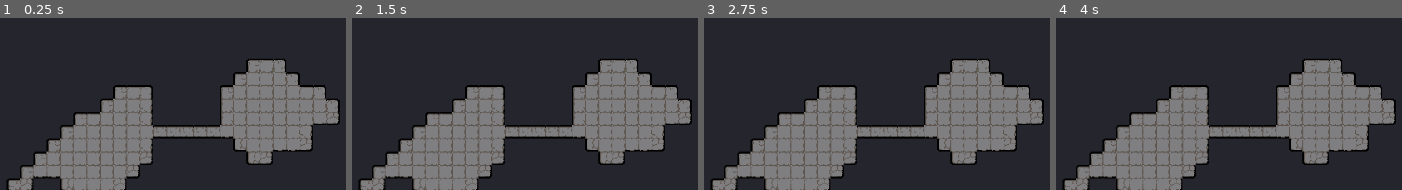
Above: before the commit, frames 1-4 (left to right).
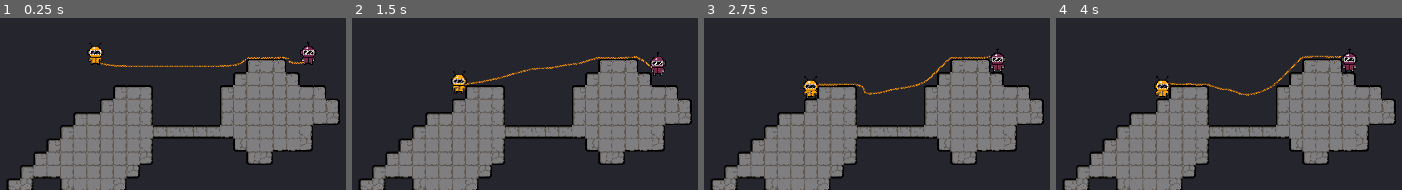
Above: after the commit, the same moments.

Repository: MiikaVirpio/PushingRope
Game: Godot game, scene res://Scenes/world.tscn
Two runs of this game, one before a commit and one after it. Both use one fixed random seed, a clock stepped at 60 frames per second and the inputs below.
Inputs:
- Up to frame 1 (0.25 s): no input
- Up to frame 2 (1.5 s): no input
- Up to frame 3 (2.75 s): no input
- Up to frame 4 (4 s): no input

The runs differ from the first frame. In frame 1, 1.4% of the frame differs, in the area x 25-92%, y 13-29%; in frame 2, 1.4%; in frame 3, 1.4%, in the area x 28-87%, y 18-48%; in frame 4, 1.4%.

Commit message:
Pushing initial rope

Diff:
--- a/Scenes/player.tscn
+++ /dev/null
@@ -1,3 +0,0 @@
-[gd_scene format=3 uid="uid://x2riw8a35vm6"]
-
-[node name="Player" type="CharacterBody2D"]
--- /dev/null
+++ b/Scenes/player1.tscn
@@ -0,0 +1,27 @@
+[gd_scene load_steps=5 format=3 uid="uid://x2riw8a35vm6"]
+
+[ext_resource type="Script" uid="uid://rcewdy5oggtn" path="res://Scripts/player.gd" id="1_ndhuy"]
+[ext_resource type="Texture2D" uid="uid://omoa8cyvwnql" path="res://Assets/Sprites/Player/Player1.png" id="2_ndhuy"]
+
+[sub_resource type="PhysicsMaterial" id="PhysicsMaterial_cvnsp"]
+friction = 0.0
+
+[sub_resource type="CapsuleShape2D" id="CapsuleShape2D_rliju"]
+radius = 8.0
+height = 24.0
+
+[node name="Player1" type="RigidBody2D"]
+collision_layer = 2
+mass = 10.0
+physics_material_override = SubResource("PhysicsMaterial_cvnsp")
+lock_rotation = true
+linear_damp = 4.0
+script = ExtResource("1_ndhuy")
+
+[node name="Sprite2D" type="Sprite2D" parent="."]
+position = Vector2(0, -11)
+texture = ExtResource("2_ndhuy")
+
+[node name="HitBox" type="CollisionShape2D" parent="."]
+position = Vector2(0, -7)
+shape = SubResource("CapsuleShape2D_rliju")
--- /dev/null
+++ b/Scenes/player2.tscn
@@ -0,0 +1,28 @@
+[gd_scene load_steps=5 format=3 uid="uid://cebboy6hgycxi"]
+
+[ext_resource type="Script" uid="uid://rcewdy5oggtn" path="res://Scripts/player.gd" id="1_x88p5"]
+[ext_resource type="Texture2D" uid="uid://dh10vndqgp7f8" path="res://Assets/Sprites/Player/Player2.png" id="2_x88p5"]
+
+[sub_resource type="PhysicsMaterial" id="PhysicsMaterial_cvnsp"]
+friction = 0.0
+
+[sub_resource type="CapsuleShape2D" id="CapsuleShape2D_rliju"]
+radius = 8.0
+height = 24.0
+
+[node name="Player2" type="RigidBody2D"]
+collision_layer = 2
+mass = 10.0
+physics_material_override = SubResource("PhysicsMaterial_cvnsp")
+lock_rotation = true
+linear_damp = 4.0
+script = ExtResource("1_x88p5")
+player_id = "p2"
+
+[node name="Sprite2D" type="Sprite2D" parent="."]
+position = Vector2(0, -11)
+texture = ExtResource("2_x88p5")
+
+[node name="HitBox" type="CollisionShape2D" parent="."]
+position = Vector2(0, -7)
+shape = SubResource("CapsuleShape2D_rliju")
--- /dev/null
+++ b/Scenes/rope.tscn
@@ -0,0 +1,275 @@
+[gd_scene load_steps=5 format=3 uid="uid://nhfiyaqhurdo"]
+
+[ext_resource type="PackedScene" uid="uid://bbv4qkk5p7p6e" path="res://Scenes/rope_segment.tscn" id="1_qawu5"]
+[ext_resource type="PackedScene" uid="uid://ce5hleq7pjvjv" path="res://Scenes/rope_joint.tscn" id="2_wytdi"]
+[ext_resource type="PackedScene" uid="uid://x2riw8a35vm6" path="res://Scenes/player1.tscn" id="3_7ll2l"]
+[ext_resource type="PackedScene" uid="uid://cebboy6hgycxi" path="res://Scenes/player2.tscn" id="4_x7pqb"]
+
+[node name="Rope" type="Node2D"]
+
+[node name="RopeSegment_1" parent="." instance=ExtResource("1_qawu5")]
+position = Vector2(-27, 0)
+
+[node name="RopeJoint_1" parent="." instance=ExtResource("2_wytdi")]
+position = Vector2(-23, 0)
+node_a = NodePath("../RopeSegment_1")
+node_b = NodePath("../RopeSegment_2")
+
+[node name="RopeSegment_2" parent="." instance=ExtResource("1_qawu5")]
+position = Vector2(-19, 0)
+
+[node name="RopeJoint_2" parent="." instance=ExtResource("2_wytdi")]
+position = Vector2(-15, 0)
+node_a = NodePath("../RopeSegment_2")
+node_b = NodePath("../RopeSegment_3")
+
+[node name="RopeSegment_3" parent="." instance=ExtResource("1_qawu5")]
+position = Vector2(-11, 0)
+
+[node name="RopeJoint_3" parent="." instance=ExtResource("2_wytdi")]
+position = Vector2(-7, 0)
+node_a = NodePath("../RopeSegment_3")
+node_b = NodePath("../RopeSegment_4")
+
+[node name="RopeSegment_4" parent="." instance=ExtResource("1_qawu5")]
+position = Vector2(-3, 0)
+
+[node name="RopeJoint_4" parent="." instance=ExtResource("2_wytdi")]
+position = Vector2(1, 0)
+node_a = NodePath("../RopeSegment_4")
+node_b = NodePath("../RopeSegment_5")
+
+[node name="RopeSegment_5" parent="." instance=ExtResource("1_qawu5")]
+position = Vector2(5, 0)
+
+[node name="RopeJoint_5" parent="." instance=ExtResource("2_wytdi")]
+position = Vector2(9, 0)
+node_a = NodePath("../RopeSegment_5")
+node_b = NodePath("../RopeSegment_6")
+
+[node name="RopeSegment_6" parent="." instance=ExtResource("1_qawu5")]
+position = Vector2(13, 0)
+
+[node name="RopeJoint_6" parent="." instance=ExtResource("2_wytdi")]
+position = Vector2(17, 0)
+node_a = NodePath("../RopeSegment_6")
+node_b = NodePath("../RopeSegment_7")
+
+[node name="RopeSegment_7" parent="." instance=ExtResource("1_qawu5")]
+position = Vector2(21, 0)
+
+[node name="RopeJoint_7" parent="." instance=ExtResource("2_wytdi")]
+position = Vector2(25, 0)
+node_a = NodePath("../RopeSegment_7")
+node_b = NodePath("../RopeSegment_8")
+
+[node name="RopeSegment_8" parent="." instance=ExtResource("1_qawu5")]
+position = Vector2(29, 0)
+
+[node name="RopeJoint_8" parent="." instance=ExtResource("2_wytdi")]
+position = Vector2(33, 0)
+node_a = NodePath("../RopeSegment_8")
+node_b = NodePath("../RopeSegment_9")
+
+[node name="RopeSegment_9" parent="." instance=ExtResource("1_qawu5")]
+position = Vector2(37, 0)
+
+[node name="RopeJoint_9" parent="." instance=ExtResource("2_wytdi")]
+position = Vector2(41, 0)
+node_a = NodePath("../RopeSegment_9")
+node_b = NodePath("../RopeSegment_10")
+
+[node name="RopeSegment_10" parent="." instance=ExtResource("1_qawu5")]
+position = Vector2(45, 0)
+
+[node name="RopeJoint_10" parent="." instance=ExtResource("2_wytdi")]
+position = Vector2(49, 0)
+node_a = NodePath("../RopeSegment_10")
+node_b = NodePath("../RopeSegment_11")
+
+[node name="RopeSegment_11" parent="." instance=ExtResource("1_qawu5")]
+position = Vector2(53, 0)
+
+[node name="RopeJoint_11" parent="." instance=ExtResource("2_wytdi")]
+position = Vector2(57, 0)
+node_a = NodePath("../RopeSegment_11")
+node_b = NodePath("../RopeSegment_12")
+
+[node name="RopeSegment_12" parent="." instance=ExtResource("1_qawu5")]
+position = Vector2(61, 0)
+
+[node name="RopeJoint_12" parent="." instance=ExtResource("2_wytdi")]
+position = Vector2(65, 0)
+node_a = NodePath("../RopeSegment_12")
+node_b = NodePath("../RopeSegment_13")
+
+[node name="RopeSegment_13" parent="." instance=ExtResource("1_qawu5")]
+position = Vector2(69, 0)
+
+[node name="RopeJoint_13" parent="." instance=ExtResource("2_wytdi")]
+position = Vector2(73, 0)
+node_a = NodePath("../RopeSegment_13")
+node_b = NodePath("../RopeSegment_14")
+
+[node name="RopeSegment_14" parent="." instance=ExtResource("1_qawu5")]
+position = Vector2(77, 0)
+
+[node name="RopeJoint_14" parent="." instance=ExtResource("2_wytdi")]
+position = Vector2(81, 0)
+node_a = NodePath("../RopeSegment_14")
+node_b = NodePath("../RopeSegment_15")
+
+[node name="RopeSegment_15" parent="." instance=ExtResource("1_qawu5")]
+position = Vector2(85, 0)
+
+[node name="RopeJoint_15" parent="." instance=ExtResource("2_wytdi")]
+position = Vector2(89, 0)
+node_a = NodePath("../RopeSegment_15")
+node_b = NodePath("../RopeSegment_16")
+
+[node name="RopeSegment_16" parent="." instance=ExtResource("1_qawu5")]
+position = Vector2(93, 0)
+
+[node name="RopeJoint_16" parent="." instance=ExtResource("2_wytdi")]
+position = Vector2(97, 0)
+node_a = NodePath("../RopeSegment_16")
+node_b = NodePath("../RopeSegment_17")
+
+[node name="RopeSegment_17" parent="." instance=ExtResource("1_qawu5")]
+position = Vector2(101, 0)
+
+[node name="RopeJoint_17" parent="." instance=ExtResource("2_wytdi")]
+position = Vector2(105, 0)
+node_a = NodePath("../RopeSegment_17")
+node_b = NodePath("../RopeSegment_18")
+
+[node name="RopeSegment_18" parent="." instance=ExtResource("1_qawu5")]
+position = Vector2(109, 0)
+
+[node name="RopeJoint_18" parent="." instance=ExtResource("2_wytdi")]
+position = Vector2(113, 0)
+node_a = NodePath("../RopeSegment_18")
+node_b = NodePath("../RopeSegment_19")
+
+[node name="RopeSegment_19" parent="." instance=ExtResource("1_qawu5")]
+position = Vector2(117, 0)
+
+[node name="RopeJoint_19" parent="." instance=ExtResource("2_wytdi")]
+position = Vector2(121, 0)
+node_a = NodePath("../RopeSegment_19")
+node_b = NodePath("../RopeSegment_20")
+
+[node name="RopeSegment_20" parent="." instance=ExtResource("1_qawu5")]
+position = Vector2(125, 0)
+
+[node name="RopeJoint_20" parent="." instance=ExtResource("2_wytdi")]
+position = Vector2(129, 0)
+node_a = NodePath("../RopeSegment_20")
+node_b = NodePath("../RopeSegment_21")
+
+[node name="RopeSegment_21" parent="." instance=ExtResource("1_qawu5")]
+position = Vector2(133, 0)
+
+[node name="RopeJoint_21" parent="." instance=ExtResource("2_wytdi")]
+position = Vector2(137, 0)
+node_a = NodePath("../RopeSegment_21")
+node_b = NodePath("../RopeSegment_22")
+
+[node name="RopeSegment_22" parent="." instance=ExtResource("1_qawu5")]
+position = Vector2(141, 0)
+
+[node name="RopeJoint_22" parent="." instance=ExtResource("2_wytdi")]
+position = Vector2(145, 0)
+node_a = NodePath("../RopeSegment_22")
+node_b = NodePath("../RopeSegment_23")
+
+[node name="RopeSegment_23" parent="." instance=ExtResource("1_qawu5")]
+position = Vector2(149, 0)
+
+[node name="RopeJoint_23" parent="." instance=ExtResource("2_wytdi")]
+position = Vector2(153, 0)
+node_a = NodePath("../RopeSegment_23")
+node_b = NodePath("../RopeSegment_24")
+
+[node name="RopeSegment_24" parent="." instance=ExtResource("1_qawu5")]
+position = Vector2(157, 0)
+
+[node name="RopeJoint_24" parent="." instance=ExtResource("2_wytdi")]
+position = Vector2(161, 0)
+node_a = NodePath("../RopeSegment_24")
+node_b = NodePath("../RopeSegment_25")
+
+[node name="RopeSegment_25" parent="." instance=ExtResource("1_qawu5")]
+position = Vector2(165, 0)
+
+[node name="RopeJoint_25" parent="." instance=ExtResource("2_wytdi")]
+position = Vector2(169, 0)
+node_a = NodePath("../RopeSegment_25")
+node_b = NodePath("../RopeSegment_26")
+
+[node name="RopeSegment_26" parent="." instance=ExtResource("1_qawu5")]
+position = Vector2(173, 0)
+
+[node name="RopeJoint_26" parent="." instance=ExtResource("2_wytdi")]
+position = Vector2(177, 0)
+node_a = NodePath("../RopeSegment_26")
+node_b = NodePath("../RopeSegment_27")
+
+[node name="RopeSegment_27" parent="." instance=ExtResource("1_qawu5")]
+position = Vector2(181, 0)
+
+[node name="RopeJoint_27" parent="." instance=ExtResource("2_wytdi")]
+position = Vector2(185, 0)
+node_a = NodePath("../RopeSegment_27")
+node_b = NodePath("../RopeSegment_28")
+
+[node name="RopeSegment_28" parent="." instance=ExtResource("1_qawu5")]
+position = Vector2(189, 0)
+
+[node name="RopeJoint_28" parent="." instance=ExtResource("2_wytdi")]
+position = Vector2(193, 0)
+node_a = NodePath("../RopeSegment_28")
+node_b = NodePath("../RopeSegment_29")
+
+[node name="RopeSegment_29" parent="." instance=ExtResource("1_qawu5")]
+position = Vector2(197, 0)
+
+[node name="RopeJoint_29" parent="." instance=ExtResource("2_wytdi")]
+position = Vector2(201, 0)
+node_a = NodePath("../RopeSegment_29")
+node_b = NodePath("../RopeSegment_30")
+
+[node name="RopeSegment_30" parent="." instance=ExtResource("1_qawu5")]
+position = Vector2(205, 0)
+
+[node name="RopeJoint_30" parent="." instance=ExtResource("2_wytdi")]
+position = Vector2(209, 0)
+node_a = NodePath("../RopeSegment_30")
+node_b = NodePath("../RopeSegment_31")
+
+[node name="RopeSegment_31" parent="." instance=ExtResource("1_qawu5")]
+position = Vector2(213, 0)
+
+[node name="RopeJoint_31" parent="." instance=ExtResource("2_wytdi")]
+position = Vector2(217, 0)
+node_a = NodePath("../RopeSegment_31")
+node_b = NodePath("../RopeSegment_32")
+
+[node name="RopeSegment_32" parent="." instance=ExtResource("1_qawu5")]
+position = Vector2(221, 0)
+
+[node name="Player1" parent="." instance=ExtResource("3_7ll2l")]
+position = Vector2(-31, 0)
+
+[node name="Player1Joint" type="PinJoint2D" parent="."]
+position = Vector2(-31, 0)
+node_a = NodePath("../Player1")
+node_b = NodePath("../RopeSegment_1")
+
+[node name="Player2" parent="." instance=ExtResource("4_x7pqb")]
+position = Vector2(225, 0)
+
+[node name="Player2Joint" type="PinJoint2D" parent="."]
+position = Vector2(225, 0)
+node_a = NodePath("../RopeSegment_32")
+node_b = NodePath("../Player2")
--- /dev/null
+++ b/Scenes/rope_joint.tscn
@@ -0,0 +1,4 @@
+[gd_scene format=3 uid="uid://ce5hleq7pjvjv"]
+
+[node name="RopeJoint" type="PinJoint2D"]
+bias = 0.4
--- /dev/null
+++ b/Scenes/rope_segment.tscn
@@ -0,0 +1,22 @@
+[gd_scene load_steps=4 format=3 uid="uid://bbv4qkk5p7p6e"]
+
+[ext_resource type="Texture2D" uid="uid://j3febm0idiss" path="res://Assets/Sprites/Rope/rope.png" id="1_ivtn0"]
+
+[sub_resource type="PhysicsMaterial" id="PhysicsMaterial_30uo8"]
+friction = 0.0
+
+[sub_resource type="RectangleShape2D" id="RectangleShape2D_ivtn0"]
+size = Vector2(8, 2)
+
+[node name="RopeSegment" type="RigidBody2D"]
+collision_layer = 4
+mass = 0.2
+physics_material_override = SubResource("PhysicsMaterial_30uo8")
+inertia = 17.5
+angular_damp = 5.0
+
+[node name="Sprite2D" type="Sprite2D" parent="."]
+texture = ExtResource("1_ivtn0")
+
+[node name="CollisionShape2D" type="CollisionShape2D" parent="."]
+shape = SubResource("RectangleShape2D_ivtn0")
--- a/Scenes/world.tscn
+++ b/Scenes/world.tscn
@@ -1,6 +1,7 @@
-[gd_scene load_steps=4 format=4 uid="uid://4l614iapfxrg"]
+[gd_scene load_steps=5 format=4 uid="uid://4l614iapfxrg"]
 
 [ext_resource type="Texture2D" uid="uid://duusw3ipiq5g1" path="res://Assets/Tilemap_level-export.png" id="1_a02cp"]
+[ext_resource type="PackedScene" uid="uid://nhfiyaqhurdo" path="res://Scenes/rope.tscn" id="2_go701"]
 
 [sub_resource type="TileSetAtlasSource" id="TileSetAtlasSource_go701"]
 texture = ExtResource("1_a02cp")
@@ -138,3 +139,6 @@
 [node name="Camera2D" type="Camera2D" parent="."]
 position = Vector2(480, 832)
 zoom = Vector2(2, 2)
+
+[node name="Rope" parent="." instance=ExtResource("2_go701")]
+position = Vector2(169, 925)
--- /dev/null
+++ b/Scripts/player.gd
@@ -0,0 +1,49 @@
+extends RigidBody2D
+class_name Player
+
+# Constant parameters
+enum STATES {IDLE,WALKING,JUMPING,HANGING}
+# Export variables
+@export var player_id := "p1"
+# Onready variables
+# Variables
+var move_force := 10000.0
+var jump_force := 10000.0
+var player_state := STATES.IDLE
+
+# Custom functions
+
+# Internal functions
+func _ready() -> void:
+	pass
+
+
+func _process(delta: float) -> void:
+	pass
+
+
+func _physics_process(delta: float) -> void:
+	# Apply horizontal force
+	if Input.is_action_pressed(player_id + "left"):
+		apply_central_force(Vector2(-move_force, 0))
+	elif Input.is_action_pressed(player_id + "right"):
+		apply_central_force(Vector2(move_force, 0))
+
+	# Apply vertical force
+	if Input.is_action_just_pressed(player_id + "jump") and player_state in [STATES.IDLE, STATES.WALKING]:
+		apply_central_impulse(Vector2(0, -jump_force))
+		player_state = STATES.JUMPING
+
+
+func _integrate_forces(state: PhysicsDirectBodyState2D) -> void:
+	var horizontal_velocity = abs(linear_velocity.x)
+	var vertical_velocity = abs(linear_velocity.y)
+
+	if player_state == STATES.JUMPING and vertical_velocity < 10:
+		if horizontal_velocity < 0.5:
+			player_state = STATES.IDLE
+		else:
+			player_state = STATES.WALKING
+
+	if player_state == STATES.WALKING and horizontal_velocity < 0.5:
+		player_state = STATES.IDLE
Not shown, added: Assets/Sprites/Player/Player1.png.import
Not shown, added: Assets/Sprites/Player/Player2.png.import
Not shown, added: Assets/Sprites/Rope/rope.png.import
Not shown, added: Scripts/player.gd.uid
